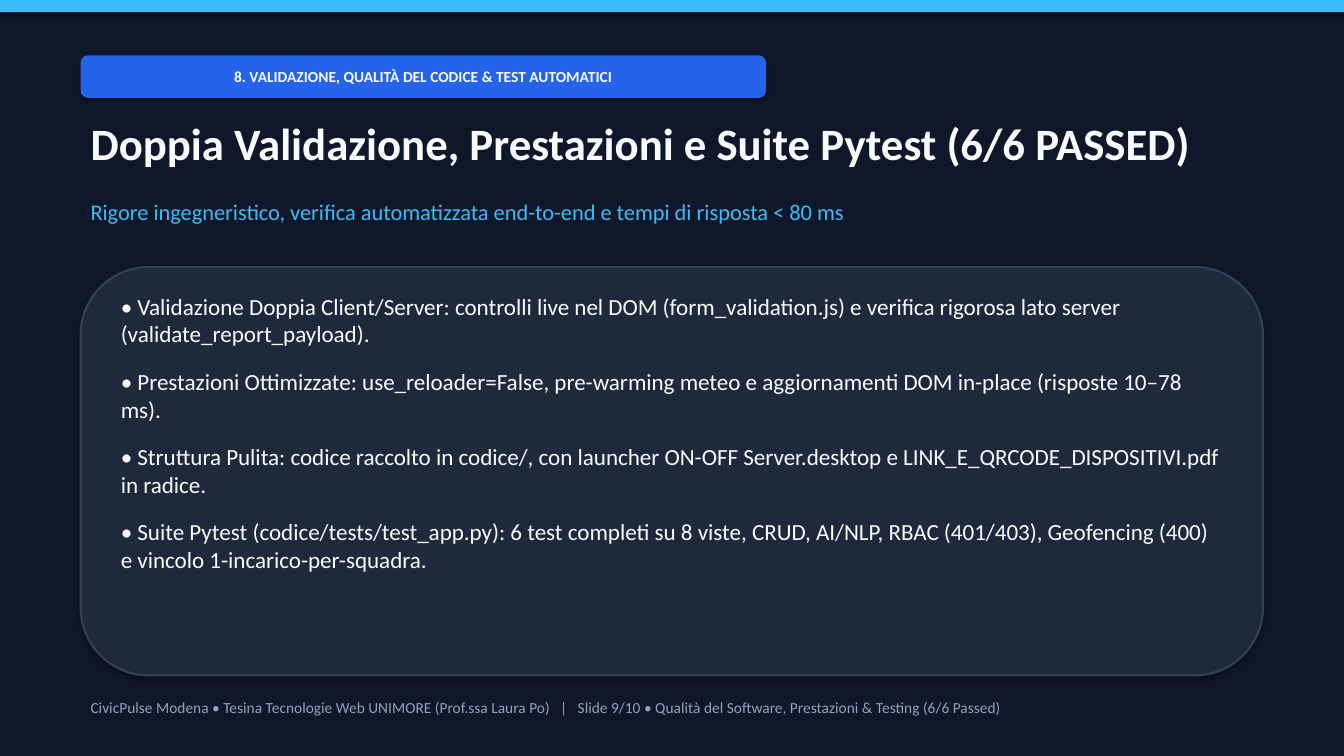
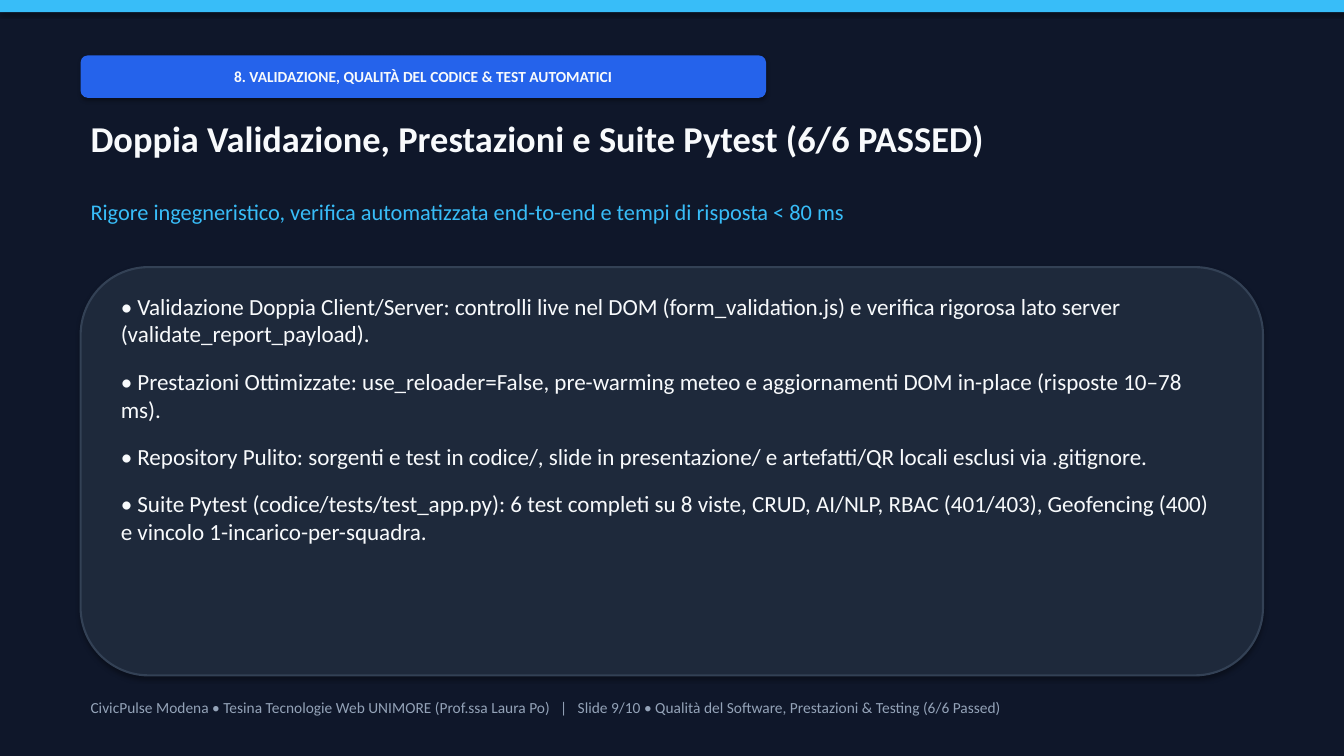
Before and after one commit to GandalfSilente/tesina-web, a slide deck: slide 9 of presentazione/Presentazione_Tesina_CivicPulse.pptx. Drawn at 1344x756 pixels with LibreOffice and Linux fonts; fonts in the diff are those of the drawing. Boxes give left, top, right and bottom in pixels: in the first picture for what was removed or moved away, otherwise in the second. Text is boxed around its words. In the diff, an @@ line names an element or a change of style, - is before the commit and + after.

```diff
--- a/presentazione/Presentazione_Tesina_CivicPulse.pptx
+++ b/presentazione/Presentazione_Tesina_CivicPulse.pptx
@@ text "Doppia Validazione, Prestazioni e Suite ..." at <box>91,125,983,158</box>: size 32 to 26 pt @@
@@ text at <box>137,449,1147,469</box>: text changed @@
-• Struttura Pulita: codice raccolto in codice/, con launcher ON-OFF Server.desktop e LINK_E_QRCODE_DISPOSITIVI.pdf in radice.
+• Repository Pulito: sorgenti e test in codice/, slide in presentazione/ e artefatti/QR locali esclusi via .gitignore.
```
Also in this commit, not shown: 5 other slides changed, 6 other files.
